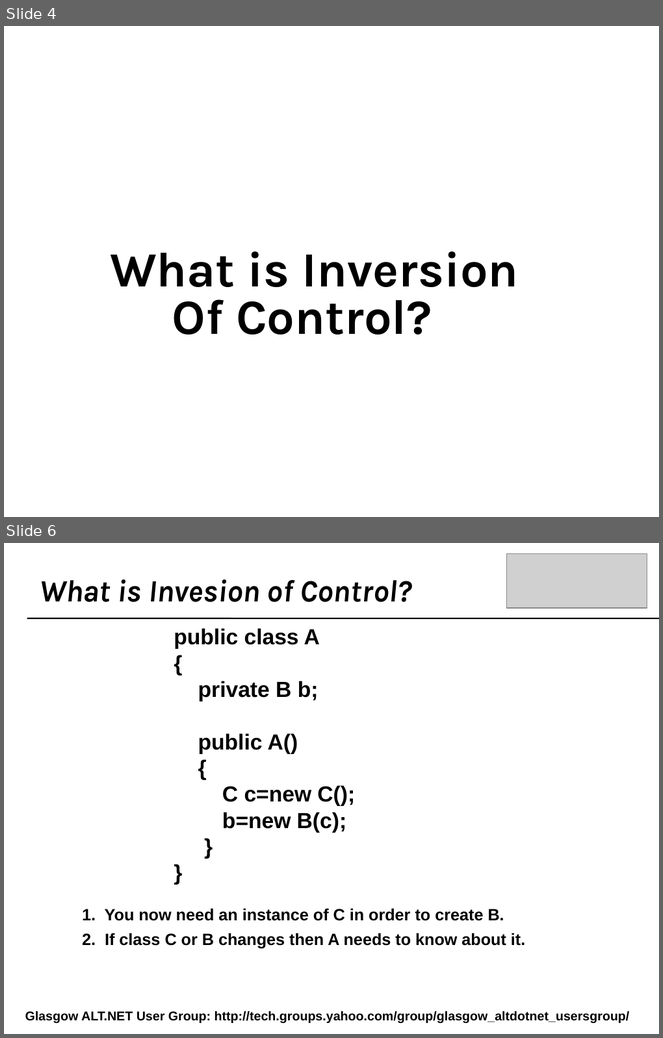
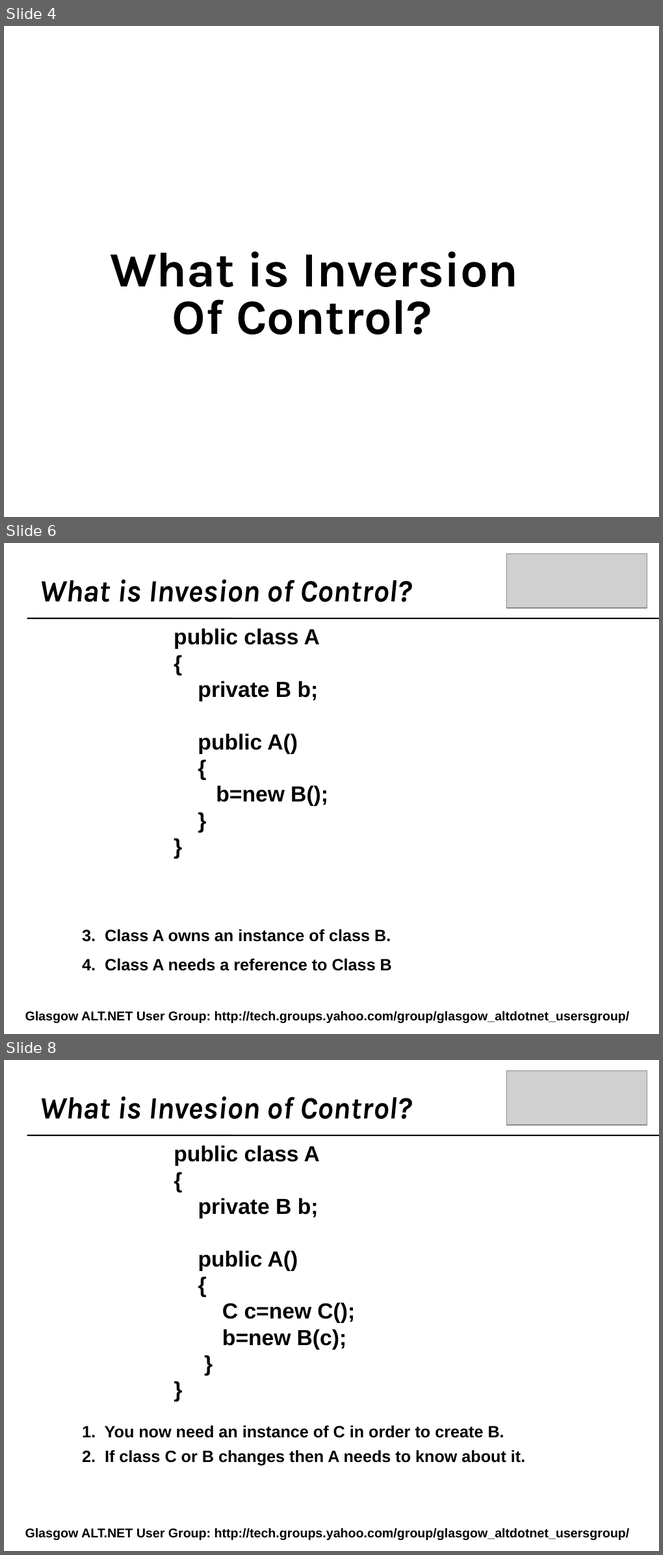
Before and after one commit to craignicol/scotaltdotnet, a slide deck: belfast/IOC-TDD-And Testability.ppt. Shown one above the other, each under a label of ours: slides 4 and 6 before the commit, slides 4, 6 and 8 after it; the slides between them are not shown. The pictures are 663x1038 and 663x1555 pixels, drawn with LibreOffice and Linux fonts; fonts in the diff are those of the drawing; grey boxes stand for pictures; background and template pictures are left out. Boxes give left, top, right and bottom in pixels: in the first picture for what was removed or moved away, otherwise in the second. Text is boxed around its words. In the diff, an @@ line names an element or a change of style, - is before the commit and + after.

```diff
--- a/belfast/IOC-TDD-And Testability.ppt
+++ b/belfast/IOC-TDD-And Testability.ppt
@@ slide 6 added at [4, 543, 659, 1034], background picture (left out) @@
@@ picture added at [507, 554, 648, 608] @@
@@ text added at [39, 579, 412, 602], 34 pt, text #000000, bold, italic @@
+What is Invesion of Control?
@@ line added from (27, 618) to (659, 618), #000000 1.5 pt @@
@@ text added at [174, 628, 328, 806], 24 pt, text #000000, bold @@
+public class A
+{
+private B b;
+public A()
+{
+b=new B();
+}
+}
@@ text added at [82, 929, 391, 942], 18 pt, text #000000, bold @@
+3. Class A owns an instance of class B.
@@ text added at [82, 958, 392, 971], 18 pt, text #000000, bold @@
+4. Class A needs a reference to Class B
@@ text added at [25, 1011, 630, 1023], 14 pt, text #000000, bold @@
+Glasgow ALT.NET User Group: http://tech.groups.yahoo.com/group/glasgow_altdotnet_usersgroup/
@@ what was slide 6 is now slide 8 @@
```
Also in this commit, not shown: 2 slides changed, 3 other slides added.
